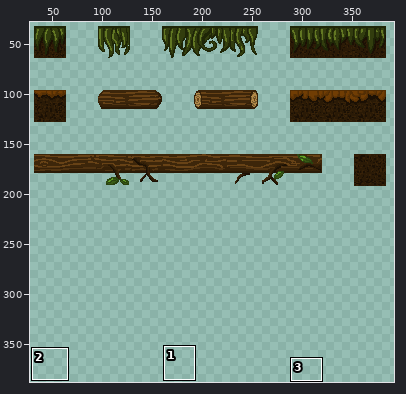
Two states of a sprite sheet, Assets/world/Tiles.png. Above: a wide view before the commit, with the close-up outlined.
Close-up. The starting point:
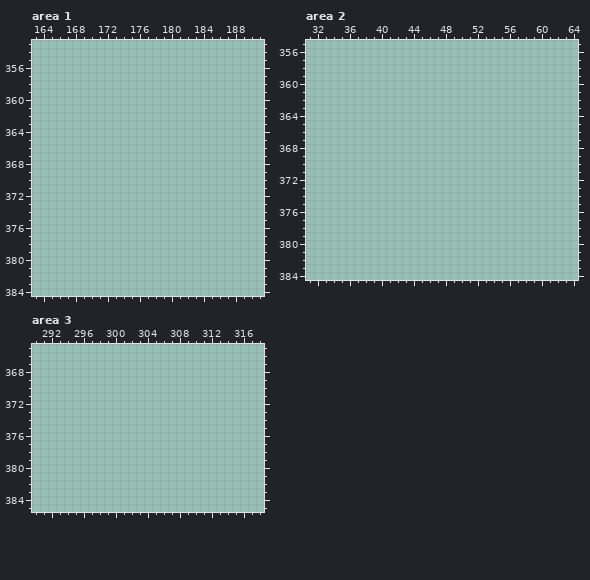
The file is 416x416 pixels. Colours within 5 levels of each other are drawn and written as one. Shown: area 1: x 163..191, y 353..384; area 2: x 31..64, y 355..384; area 3: x 290..318, y 365..385. The wide view leaves out empty margins. The commit also changed other parts of the picture, which this record leaves out.
After:
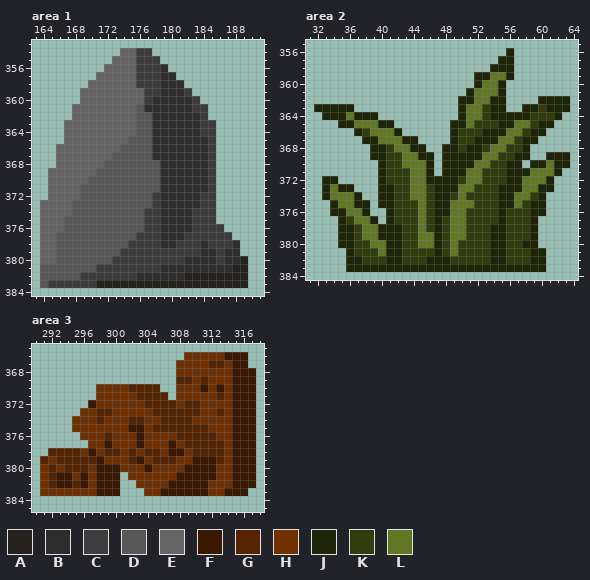
Palette (. is transparent): A #26231e  B #2d2d2d  C #3d3d3d  D #575757  E #656565  F #3b1900  G #552500  H #703000  J #1f2607  K #323d0e  L #627723
Diff:
--- area 1
@@ x 163..191 @@
 353 .............................
-354 .............................
-355 .............................
-356 .............................
-357 .............................
-358 .............................
-359 .............................
-360 .............................
-361 .............................
-362 .............................
-363 .............................
-364 .............................
-365 .............................
-366 .............................
-367 .............................
-368 .............................
-369 .............................
-370 .............................
-371 .............................
-372 .............................
-373 .............................
-374 .............................
-375 .............................
-376 .............................
-377 .............................
-378 .............................
-379 .............................
-380 .............................
-381 .............................
-382 .............................
-383 .............................
+354 ...........EECC..............
+355 ..........EEECCC.............
+356 .........EEEECCCB............
+357 ........EEEEECCCBB...........
+358 .......EEEEEECCCBBB..........
+359 ......EEEEEEEECCBBBC.........
+360 ......EEEEEEEECBBBBBC........
+361 .....EEEEEEEEDBBBBBBCC.......
+362 .....EEEEEEEEDDBBBBBBC.......
+363 ....EEEEEEEEEDDBBBBBBCC......
+364 ....EEEEEEEEEDDBBBBBBCC......
+365 ....EEEEEEEEDDDBBBBBBBC......
+366 ...EEEEEEEEDDDDBBBBBBBC......
+367 ...EEEEEEEDDDDDBBBBBBBC......
+368 ...EEEEEEDDDDDDDBBBBBBC......
+369 ..EEEEEEDDDDDDDDBBBBBBC......
+370 ..EEEEEDDDDDDDDDBBBBBBC......
+371 ..EEEEDDDDDDDDDDBBBBBBC......
+372 ..EEEEDDDDDDDDDCBBBBBCC......
+373 .EEEEDDDDDDDDDDCBBBBBCC......
+374 .EEEEDDDDDDDDDCCBBBBCCC......
+375 .EEEDDDDDDDDDDCCBBBBCCC......
+376 .EEEDDDDDDDDDDCCBBBBCCCC.....
+377 .EEDDDDDDDDDDCCCBBBCCCCCC....
+378 .EEDDDDDDDDDCCCCBBCCCBCCCB...
+379 .EEDDDDDDDDCCCCCCCCCCBBCBB...
+380 .EEDDDDDDDCCCCCCCCCBBBBCBBA..
+381 .DDDDDDDCCCCCCCCBBBBBBBBBAA..
+382 .DDDDDCCCCCCCBBBBBBAAAAAAAA..
+383 .DCCCCCCAAAAAAAAAAAAAAAAAAA..
 384 .............................
--- area 2
@@ x 31..64 @@
 355 ..................................
-356 ..................................
-357 ..................................
-358 ..................................
-359 ..................................
-360 ..................................
-361 ..................................
-362 ..................................
-363 ..................................
-364 ..................................
-365 ..................................
-366 ..................................
-367 ..................................
-368 ..................................
-369 ..................................
-370 ..................................
-371 ..................................
-372 ..................................
-373 ..................................
-374 ..................................
-375 ..................................
-376 ..................................
-377 ..................................
-378 ..................................
-379 ..................................
-380 ..................................
-381 ..................................
-382 ..................................
-383 ..................................
+356 .........................J........
+357 ........................JJ........
+358 .......................JJJ........
+359 .....................JJLLJ........
+360 .....................JLLJ.........
+361 ....................JLLLJ.........
+362 ...................JJLLJJ....JJJJ.
+363 .JJJJJ.............JLLKJJ..JJKJJJ.
+364 ..JJJLJJJ..........JLLKJJJJJKKKJ..
+365 ....JJLLLJJ.......JJLKKKJJLLKJJ...
+366 ......JKLLLJ......JKKKJJJLLKJJ....
+367 .......JJLLLJJ....JKKJJJLLKJJ.....
+368 ........JJKLLJJ..JJKJJKLLKKJ......
+369 ........JJKKLLJJ.JJJJJLLKKJJ..JJJ.
+370 .........JKKLLLJ.JJJJLLKKJJ.JJLJJ.
+371 .........JKKKLLJ.JJJLLKKKJJJLLLJ..
+372 ..JJ.....JKKKLLJJJJKLLKKKJJLLLJ...
+373 ..JLJJ...JJKKLLKJJJLLKKKJJJLLJJ...
+374 ..JLLLJ..JJKKLLKJJKLKKKKJJLLKJ....
+375 ...JLLJJ.JJKKKLKJJLLLKKKJJLKJJ....
+376 ...JJLLJ..JKKKLKJJLLKKKKJKKKJJ....
+377 ....JKLLJ.JKKKLKJKLLKKKKJKKKJ.....
+378 ....JJKLLJJJKKLKJKLLKKKJJKKKJ.....
+379 ....JJKLLJJJKKLLJKLLKKKJJKKKJ.....
+380 ....JJKKLLJJKKLLJKLKKKKJJKKJJ.....
+381 .....JKKKLJJKKKKJKLKKKKJJKKKJJ....
+382 .....JJKKKJJKKKJJJKKKKKJJKKKJJ....
+383 .....JJJJJJJJJJJJJJJJJJJJJJJJJ....
 384 ..................................
--- area 3
@@ x 290..318 @@
 365 .............................
-366 .............................
-367 .............................
-368 .............................
-369 .............................
-370 .............................
-371 .............................
-372 .............................
-373 .............................
-374 .............................
-375 .............................
-376 .............................
-377 .............................
-378 .............................
-379 .............................
-380 .............................
-381 .............................
-382 .............................
-383 .............................
+366 ...................HHHHHFFF..
+367 ..................HHHHGGHFF..
+368 ..................HHHHHHHFFF.
+369 ..................GGHGHHHFFF.
+370 ........HHHHGGGG..HHHFHFHFFF.
+371 ........HHHHHGGGG.HHHHHGHFFF.
+372 .......FHHHHHHGGGGHGGHHHHFFF.
+373 ......HHGGHHHHHGGGGGGHHGHFFF.
+374 .....HHHGHHHGGHHGGGGHHHHHFFF.
+375 .....HHHHHHHFFHGGGGGGGHHHFFF.
+376 ......HHHGHHHFHHHHGGGGGHHFFF.
+377 .......HHFHHHFHHHFHGGGGGHFFF.
+378 ..GGGGHFHGGHGHGGHFFHGGGGHFFF.
+379 .GHGGGGGFHHHGFHGGGHHFFFGHFFF.
+380 .HGHGGGHFFFHHHFHHHHFFFFHHFFF.
+381 .HGFFHFHFFF.HHHHHHFFFFFHHFFF.
+382 .HGFFGFHFFF..HHHHFFFFFHHHFFF.
+383 .HHHHHHHFFF...HHFFFFFFHHFFF..
 384 .............................
